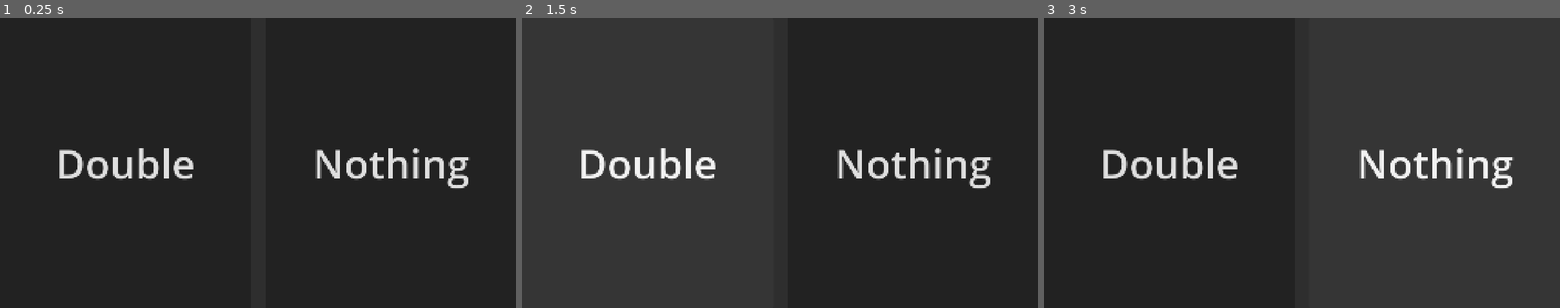
Above: before the commit, frames 1-3 (left to right).
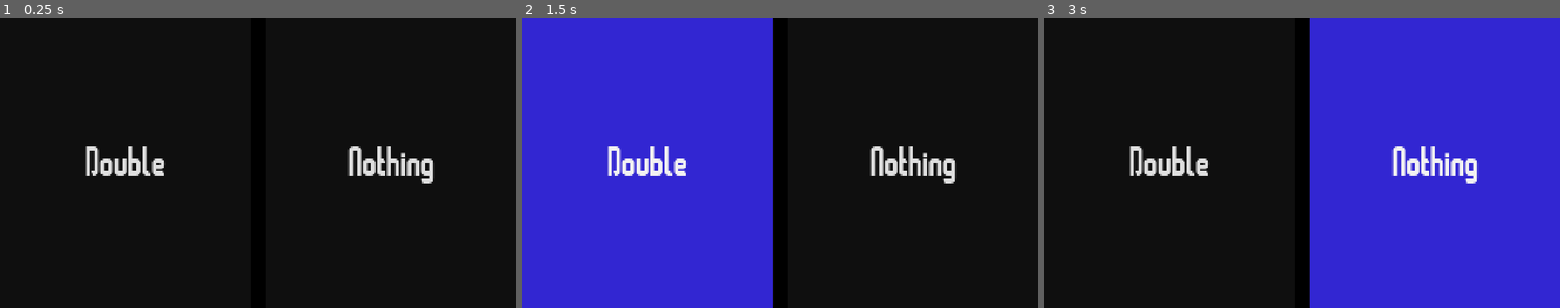
Above: after the commit, the same moments.

Repository: nonagaga/MJ193
Game: Godot game, scene res://UI/Menu/Win Screen.tscn
Same seed, same stepped clock (60 frames per second), same inputs: the game is played once before the commit and once after it. This scene is started directly instead of the project's main scene. Sound files missing from this copy of the repository are replaced by a short silence.
Inputs:
- Up to frame 1 (0.25 s): no input
- Up to frame 2 (1.5 s): click "Nothing" at 0.5 s; click "Double" at 1.25 s
- Up to frame 3 (3 s): click "Double" at 2 s; click "Nothing" at 2.75 s

The runs differ from the first frame. In frame 1, 6.1% of the frame differs, in the area x 11-92%, y 0-100%; in frame 2, 53%, in the area x 0-92%, y 0-100%; in frame 3, 53%.
Error before the commit: Attempt to call function 'transition_to' in base 'null instance' on a null instance. (res://UI/Menu/win_screen.gd:9)
Error after the commit: Attempt to call function 'transition_to' in base 'null instance' on a null instance. (res://UI/Menu/win_screen.gd:10)

Commit message:
added theme and point increase post win

Diff:
--- /dev/null
+++ b/Theme/Menu.tres
@@ -0,0 +1,14 @@
+[gd_resource type="Theme" load_steps=4 format=3 uid="uid://5uii13lyhonh"]
+
+[ext_resource type="FontFile" uid="uid://u0hl5d12hkid" path="res://Theme/Onilesca.ttf" id="1_1jeue"]
+
+[sub_resource type="StyleBoxFlat" id="StyleBoxFlat_1jeue"]
+bg_color = Color(0.239216, 0.180392, 1, 0.823529)
+
+[sub_resource type="StyleBoxFlat" id="StyleBoxFlat_oef85"]
+bg_color = Color(0, 0, 0, 1)
+
+[resource]
+default_font = ExtResource("1_1jeue")
+Button/styles/hover = SubResource("StyleBoxFlat_1jeue")
+PanelContainer/styles/panel = SubResource("StyleBoxFlat_oef85")
--- a/UI/Deck Display.tscn
+++ b/UI/Deck Display.tscn
@@ -20,6 +20,7 @@
 anchor_bottom = 1.0
 grow_horizontal = 2
 grow_vertical = 2
+color = Color(0.556953, 0.556953, 0.556953, 1)
 
 [node name="HBoxContainer" type="HBoxContainer" parent="."]
 layout_mode = 1
@@ -30,7 +31,6 @@
 grow_vertical = 2
 
 [node name="ScrollContainer" type="ScrollContainer" parent="HBoxContainer"]
-clip_contents = false
 layout_mode = 2
 size_flags_horizontal = 3
 horizontal_scroll_mode = 0
@@ -49,11 +49,13 @@
 
 [node name="Remove" type="Button" parent="HBoxContainer/VBoxContainer"]
 layout_mode = 2
+theme_override_font_sizes/font_size = 50
 disabled = true
 text = "Remove Selected"
 
 [node name="Close" type="Button" parent="HBoxContainer/VBoxContainer"]
 layout_mode = 2
+theme_override_font_sizes/font_size = 50
 text = "Close Deck View"
 
 [node name="Void" type="Control" parent="."]
--- a/UI/Menu/Win Screen.tscn
+++ b/UI/Menu/Win Screen.tscn
@@ -1,5 +1,6 @@
-[gd_scene load_steps=2 format=3 uid="uid://cdksy72nletrt"]
+[gd_scene load_steps=3 format=3 uid="uid://cdksy72nletrt"]
 
+[ext_resource type="Theme" uid="uid://5uii13lyhonh" path="res://Theme/Menu.tres" id="1_qv7c5"]
 [ext_resource type="Script" uid="uid://caiod5145njgt" path="res://UI/Menu/win_screen.gd" id="1_vfeml"]
 
 [node name="Win Screen" type="PanelContainer"]
@@ -8,6 +9,7 @@
 anchor_bottom = 1.0
 grow_horizontal = 2
 grow_vertical = 2
+theme = ExtResource("1_qv7c5")
 script = ExtResource("1_vfeml")
 
 [node name="HBoxContainer" type="HBoxContainer" parent="."]
--- a/UI/Menu/lose_screen.gd
+++ b/UI/Menu/lose_screen.gd
@@ -1 +1,4 @@
 extends PanelContainer
+
+func _on_main_menu_pressed() -> void:
+	Globals.scene_manager.transition_to("default")
--- a/UI/Menu/lose_screen.tscn
+++ b/UI/Menu/lose_screen.tscn
@@ -1,6 +1,7 @@
-[gd_scene load_steps=2 format=3 uid="uid://nehyw3vvft1s"]
+[gd_scene load_steps=3 format=3 uid="uid://nehyw3vvft1s"]
 
 [ext_resource type="Script" uid="uid://fg45dx052xa7" path="res://UI/Menu/lose_screen.gd" id="1_nct1o"]
+[ext_resource type="Theme" uid="uid://5uii13lyhonh" path="res://Theme/Menu.tres" id="1_q22p1"]
 
 [node name="Lose Screen" type="PanelContainer"]
 anchors_preset = 15
@@ -8,4 +9,23 @@
 anchor_bottom = 1.0
 grow_horizontal = 2
 grow_vertical = 2
+theme = ExtResource("1_q22p1")
 script = ExtResource("1_nct1o")
+
+[node name="VBoxContainer" type="VBoxContainer" parent="."]
+layout_mode = 2
+
+[node name="RichTextLabel" type="RichTextLabel" parent="VBoxContainer"]
+layout_mode = 2
+size_flags_vertical = 3
+theme_override_font_sizes/normal_font_size = 150
+text = "YOU LOSE!!!"
+horizontal_alignment = 1
+vertical_alignment = 1
+
+[node name="Main Menu" type="Button" parent="VBoxContainer"]
+layout_mode = 2
+theme_override_font_sizes/font_size = 100
+text = "Main Menu"
+
+[connection signal="pressed" from="VBoxContainer/Main Menu" to="." method="_on_main_menu_pressed"]
--- a/UI/Menu/main_menu.tscn
+++ b/UI/Menu/main_menu.tscn
@@ -1,30 +1,26 @@
-[gd_scene load_steps=4 format=3 uid="uid://bd2lxchcuwtg6"]
+[gd_scene load_steps=5 format=3 uid="uid://bd2lxchcuwtg6"]
 
 [ext_resource type="Script" uid="uid://4jwaq57646ql" path="res://UI/Menu/main_menu.gd" id="1_48xlc"]
+[ext_resource type="Theme" uid="uid://5uii13lyhonh" path="res://Theme/Menu.tres" id="1_fmybh"]
 [ext_resource type="PackedScene" uid="uid://dk6mlt0e0i3lk" path="res://UI/Menu/Credits.tscn" id="2_48xlc"]
 [ext_resource type="PackedScene" uid="uid://d373huw8euw6a" path="res://UI/Menu/Options.tscn" id="2_wrubb"]
 
-[node name="Main Menu" type="Control"]
-layout_mode = 3
+[node name="Main Menu" type="PanelContainer"]
 anchors_preset = 15
 anchor_right = 1.0
 anchor_bottom = 1.0
 grow_horizontal = 2
 grow_vertical = 2
+theme = ExtResource("1_fmybh")
 script = ExtResource("1_48xlc")
 
 [node name="VBoxContainer" type="VBoxContainer" parent="."]
-layout_mode = 1
-anchors_preset = 15
-anchor_right = 1.0
-anchor_bottom = 1.0
-grow_horizontal = 2
-grow_vertical = 2
+layout_mode = 2
 alignment = 1
 
 [node name="RichTextLabel" type="RichTextLabel" parent="VBoxContainer"]
 layout_mode = 2
-theme_override_font_sizes/normal_font_size = 50
+theme_override_font_sizes/normal_font_size = 75
 bbcode_enabled = true
 text = "[center]Debt Collector"
 fit_content = true
@@ -51,11 +47,11 @@
 
 [node name="Options" parent="." instance=ExtResource("2_wrubb")]
 visible = false
-layout_mode = 1
+layout_mode = 2
 
 [node name="Credits" parent="." instance=ExtResource("2_48xlc")]
 visible = false
-layout_mode = 1
+layout_mode = 2
 
 [connection signal="pressed" from="VBoxContainer/VBoxContainer/Start" to="." method="start"]
 [connection signal="pressed" from="VBoxContainer/VBoxContainer/Options" to="." method="_on_options_pressed"]
--- a/UI/Menu/win_screen.gd
+++ b/UI/Menu/win_screen.gd
@@ -6,4 +6,5 @@
 
 
 func _on_nothing_pressed() -> void:
+	Globals.max_points+=Globals.POINTINCREASE
 	Globals.scene_manager.transition_to("shop")
--- a/UI/Shop/Shop UI.tscn
+++ b/UI/Shop/Shop UI.tscn
@@ -1,6 +1,7 @@
-[gd_scene load_steps=12 format=3 uid="uid://cl7cyofrusswf"]
+[gd_scene load_steps=13 format=3 uid="uid://cl7cyofrusswf"]
 
 [ext_resource type="Script" uid="uid://4ex3ffg63dk4" path="res://UI/Shop/shop_ui.gd" id="1_ms080"]
+[ext_resource type="Theme" uid="uid://5uii13lyhonh" path="res://Theme/Menu.tres" id="1_ut1vs"]
 [ext_resource type="Script" uid="uid://88hsnkwkom7x" path="res://Classes/CardClass.gd" id="2_h84ll"]
 [ext_resource type="Texture2D" uid="uid://6btenu0m3b47" path="res://GABE1.png" id="2_knsrc"]
 [ext_resource type="Resource" uid="uid://mbl6rpbvv83c" path="res://Cards/Bomb.tres" id="4_vxfwk"]
@@ -19,6 +20,7 @@
 anchor_bottom = 1.0
 grow_horizontal = 2
 grow_vertical = 2
+theme = ExtResource("1_ut1vs")
 script = ExtResource("1_ms080")
 shop_deck = Array[ExtResource("2_h84ll")]([ExtResource("4_vxfwk"), ExtResource("5_e6pne"), ExtResource("5_ut1vs"), ExtResource("7_ywfqb"), ExtResource("6_4w3dd"), ExtResource("9_hrdqk"), ExtResource("10_0h5cs")])
 buy_button = NodePath("VBoxContainer/Buy")
@@ -49,6 +51,7 @@
 
 [node name="RichTextLabel" type="RichTextLabel" parent="VBoxContainer2/PanelContainer"]
 layout_mode = 2
+theme_override_font_sizes/normal_font_size = 50
 
 [node name="Gabe" type="TextureRect" parent="VBoxContainer2"]
 layout_mode = 2
@@ -73,32 +76,36 @@
 layout_mode = 1
 anchors_preset = -1
 anchor_left = 0.545313
-anchor_top = 0.721296
-anchor_right = 0.713022
-anchor_bottom = 0.827778
+anchor_top = 0.693519
+anchor_right = 0.713021
+anchor_bottom = 0.817593
 metadata/_edit_use_anchors_ = true
 
 [node name="Buy" type="Button" parent="VBoxContainer"]
 layout_mode = 2
+theme_override_font_sizes/font_size = 50
 disabled = true
 text = "Buy Card"
 
 [node name="Deck Edit" type="Button" parent="VBoxContainer"]
 layout_mode = 2
+theme_override_font_sizes/font_size = 50
 text = "Edit Deck"
 
 [node name="Increase Deck Size" type="Button" parent="VBoxContainer"]
 layout_mode = 2
+theme_override_font_sizes/font_size = 50
 
 [node name="Quit" type="Button" parent="."]
 layout_mode = 1
 anchors_preset = -1
-anchor_left = 0.620313
-anchor_top = 0.877778
-anchor_right = 0.647917
-anchor_bottom = 0.906482
+anchor_left = 0.6
+anchor_top = 0.893519
+anchor_right = 0.649479
+anchor_bottom = 0.948148
 grow_horizontal = 0
 grow_vertical = 0
+theme_override_font_sizes/font_size = 50
 text = "Leave"
 metadata/_edit_use_anchors_ = true
 
@@ -125,6 +132,7 @@
 [node name="Moners" type="Label" parent="Money Container"]
 layout_mode = 2
 mouse_filter = 1
+theme_override_font_sizes/font_size = 50
 text = "Moners : 0"
 
 [connection signal="pressed" from="VBoxContainer/Buy" to="." method="buy_selected"]
--- a/globals.gd
+++ b/globals.gd
@@ -22,6 +22,7 @@
 var gameManager
 var scene_manager : SceneManager
 var max_points:int = 10
+const POINTINCREASE:int = 7
 var cur_points:int = 10
 
 func _ready() -> void:
Binary file added: Theme/Onilesca.ttf
Not shown, added: Theme/Onilesca.ttf.import
